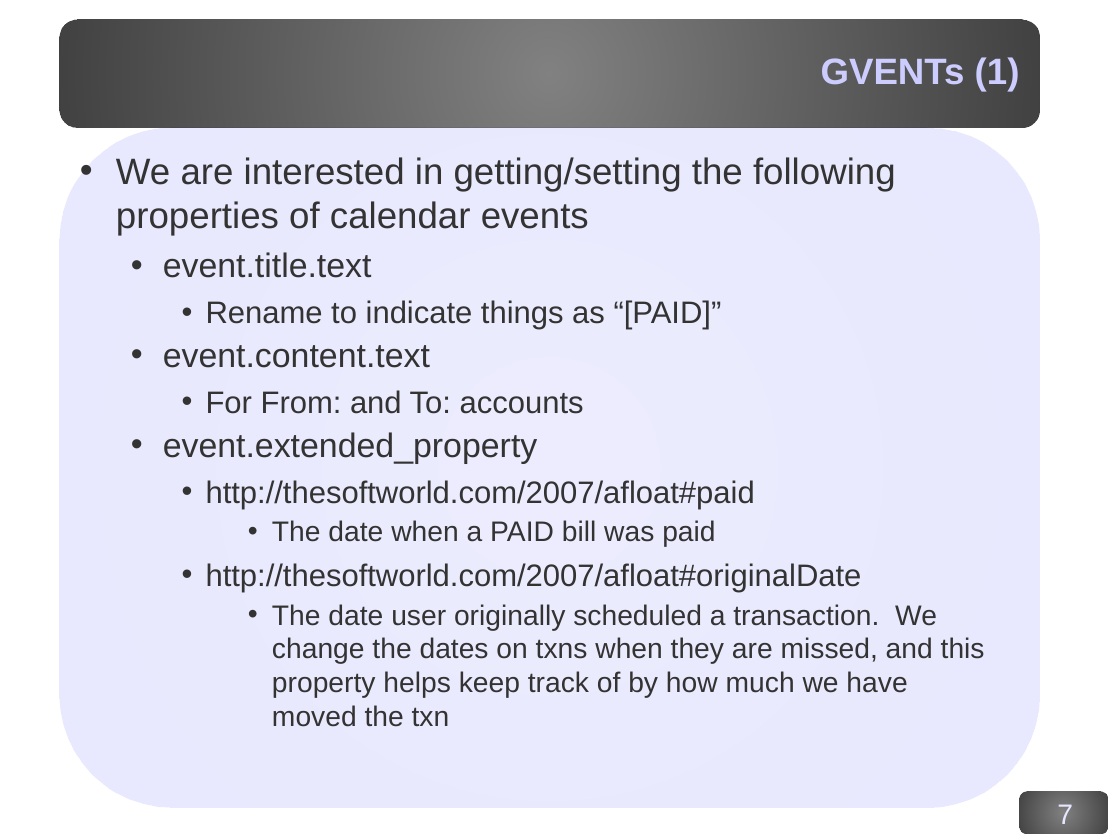
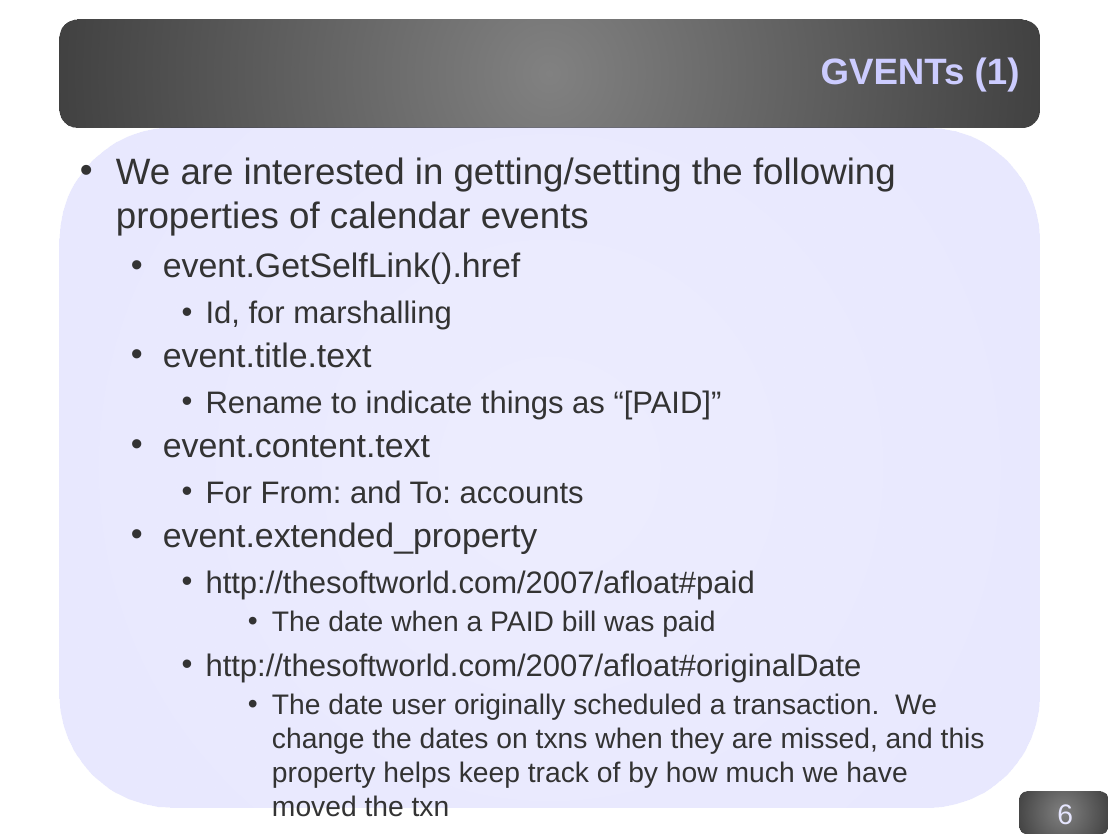
Before and after one commit to corydodt/Afloat, a slide deck: slide 6 of doc/afloat.odp (slide 7 before the commit). Drawn at 1120x840 pixels with LibreOffice and Linux fonts; fonts in the diff are those of the drawing; background and template pictures are left out. Boxes give left, top, right and bottom in pixels: in the first picture for what was removed or moved away, otherwise in the second. Text is boxed around its words. In the diff, an @@ line names an element or a change of style, - is before the commit and + after.

```diff
--- a/doc/afloat.odp
+++ b/doc/afloat.odp
@@ text at [163, 252, 520, 330]: paragraphs added @@
+  • event.GetSelfLink().href
+    • Id, for marshalling
@@ page number at [1057, 804, 1073, 824]: text changed @@
-7
+6
```
Also in this commit, not shown: 6 other slides changed, 1 slide removed, 1 other file.
